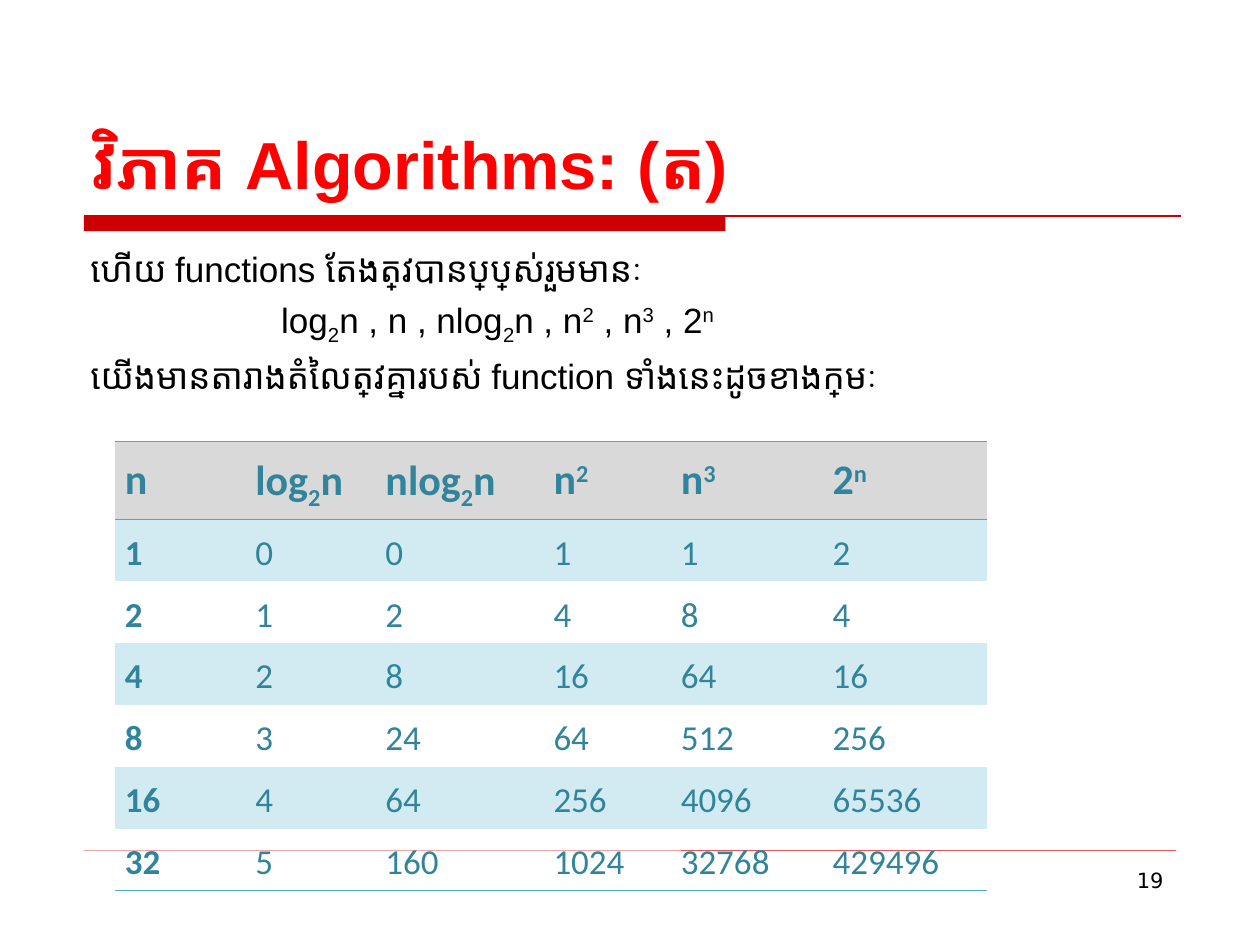
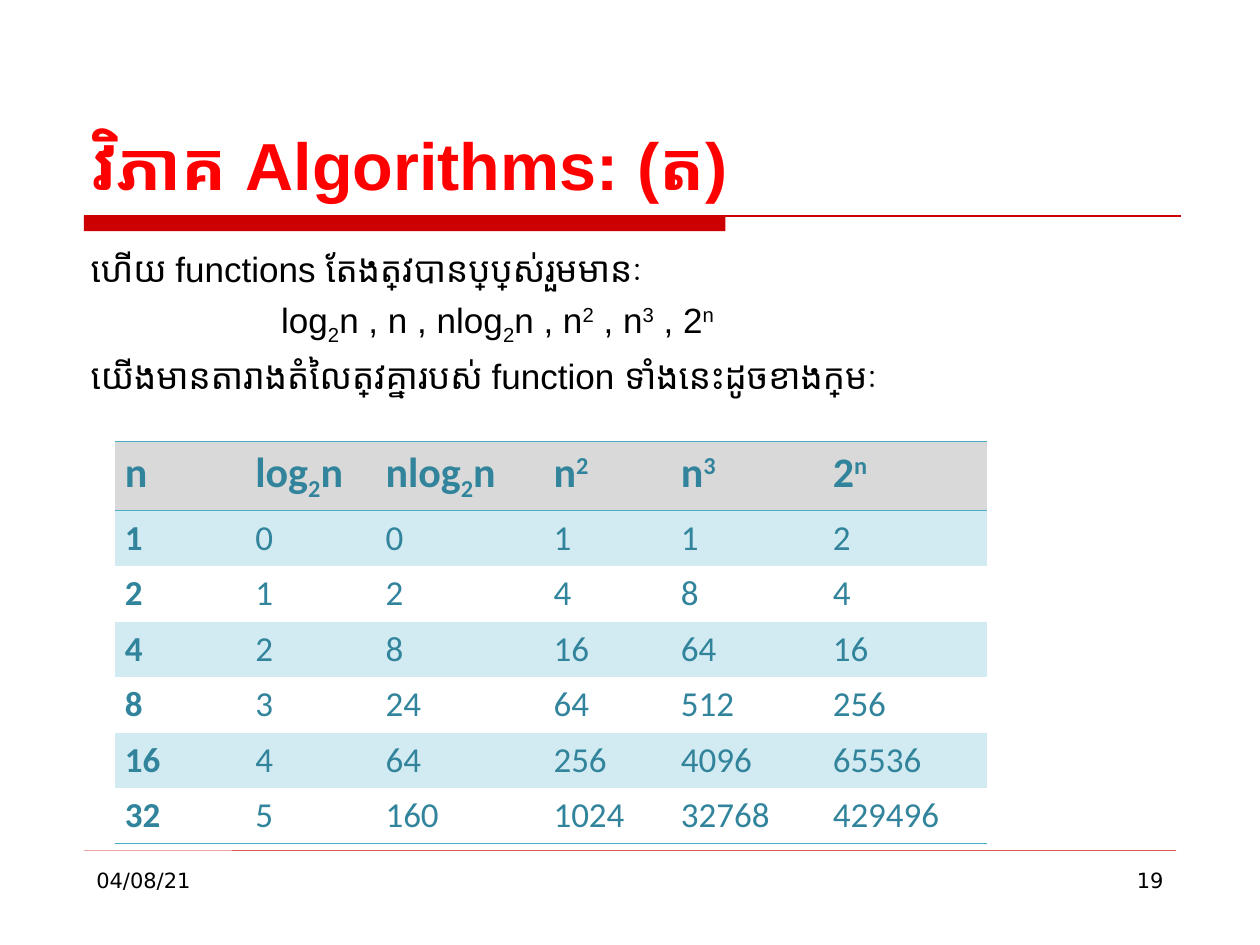
Before and after one commit to DaveatCor/RUPP-Y2, a slide deck: slide 19 of Chapter4_Algorithms Analysis.ppt. Drawn at 1260x945 pixels with LibreOffice and Linux fonts; fonts in the diff are those of the drawing; background and template pictures are left out. Boxes give left, top, right and bottom in pixels: in the first picture for what was removed or moved away, otherwise in the second. Text is boxed around its words. In the diff, an @@ line names an element or a change of style, - is before the commit and + after.

```diff
--- a/Chapter4_Algorithms Analysis.ppt
+++ b/Chapter4_Algorithms Analysis.ppt
@@ table at (x1=116, y1=441, x2=988, y2=832) @@
@@ line spacing 1.15 to 1 @@
@@ borders changed @@
@@ text added at (x1=96, y1=872, x2=190, y2=890), 12 pt, text #000000 @@
+04/08/21
```
Also in this commit, not shown: 21 other slides changed, 2 slides added, 2 slides removed.
